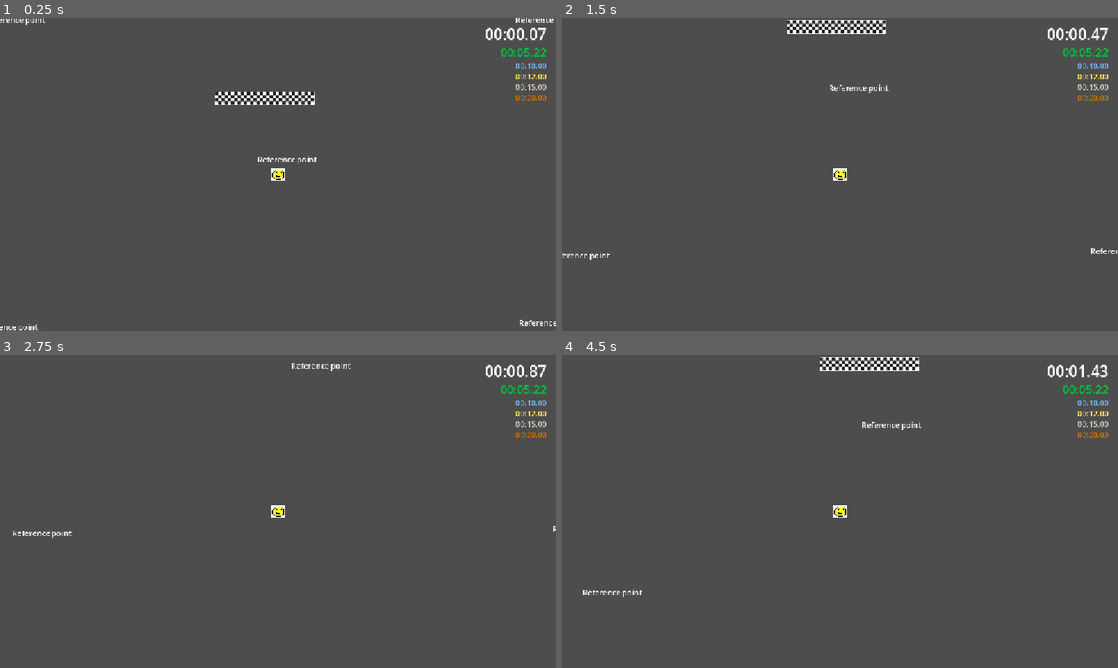
Above: before the commit, frames 1-4 (two rows, left to right).
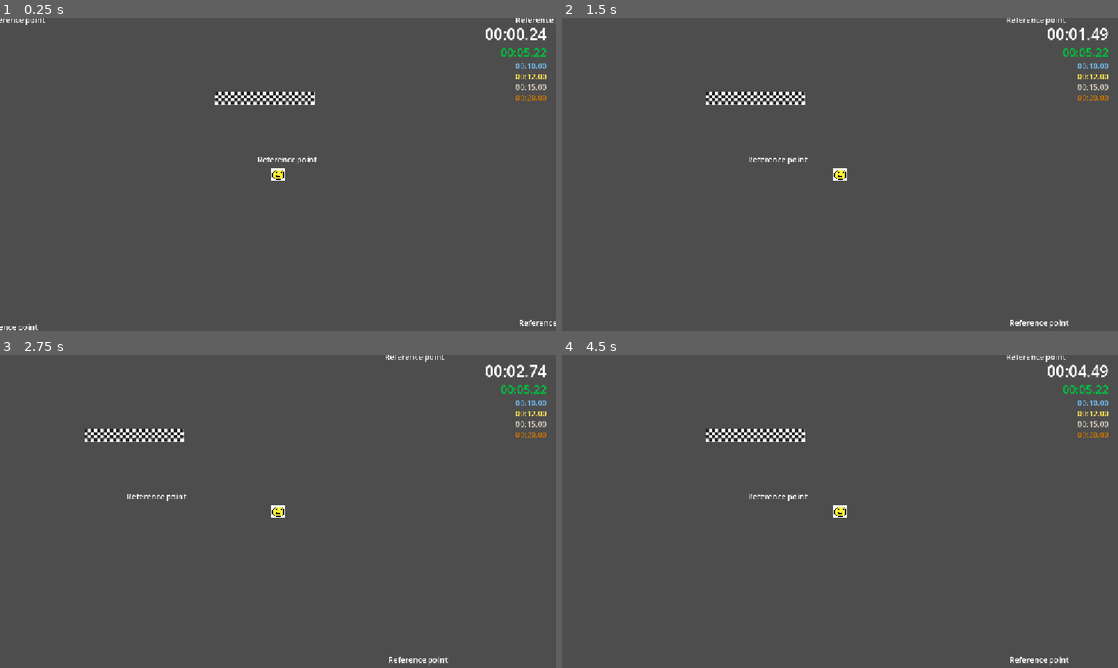
Above: after the commit, the same moments.

Repository: robplaysmusic-bit/dizzy-dash
Game: Godot game, scene res://levels/level-1.tscn
Two runs of this game, one before a commit and one after it. Both use one fixed random seed, a clock stepped at 60 frames per second and the inputs below.
Inputs (mouse positions are in pixels of both pictures, inside the frame that each line leads up to):
- Up to frame 1 (0.25 s): no input
- Up to frame 2 (1.5 s): tap Enter at 0.5 s; move the mouse to (962, 158) at 0.52 s; hold D (right) 0.53-1.25 s; tap Backspace at 0.6 s; click (962, 158) at 0.67 s; drag from (728, 190) to (834, 36) at 1.27 s
- Up to frame 3 (2.75 s): move the mouse to (333, 442) at 2.02 s; hold D (right) from 2.03 s (still down); tap F at 2.1 s
- Up to frame 4 (4.5 s): release D (right) at 2.75 s; drag from (812, 574) to (673, 464) at 2.77 s; move the mouse to (1006, 558) at 3.52 s; hold A (left) 3.53-4.25 s; tap Z at 3.6 s; drag from (673, 464) to (756, 433) at 4.27 s

The runs differ from the first frame. In frame 1, less than 0.1% of the frame differs, in the area x 95-99%, y 3-8%; in frame 2, 1.9%, in the area x 0-100%, y 0-100%; in frame 3, 1.2%; in frame 4, 1.9%.

Commit message:
gotta flip some breakers

Diff:
--- /dev/null
+++ b/levels/level_loader.gd
@@ -0,0 +1,11 @@
+extends Node
+
+
+# Called when the node enters the scene tree for the first time.
+func _ready() -> void:
+	pass # Replace with function body.
+
+
+# Called every frame. 'delta' is the elapsed time since the previous frame.
+func _process(delta: float) -> void:
+	pass
--- /dev/null
+++ b/levels/level_loader.tscn
@@ -0,0 +1,6 @@
+[gd_scene format=3 uid="uid://bg3q2q8lsl4pb"]
+
+[ext_resource type="Script" uid="uid://bkfjrb5gfi4i7" path="res://levels/level_loader.gd" id="1_3hhvs"]
+
+[node name="LevelLoader" type="Node" unique_id=450007278]
+script = ExtResource("1_3hhvs")
--- a/levels/spin_minigame.gd
+++ b/levels/spin_minigame.gd
@@ -98,7 +98,6 @@
 func _update_timer_label() -> void:
 	var seconds_remaining = int(mini_game_time)
 	var ms_remaining = (mini_game_time - seconds_remaining) * 100
-	print("sec: ", str(seconds_remaining), " ms: ", str(ms_remaining))
 	time_remaining.text = "%02d.%02d" % [seconds_remaining, ms_remaining]
 
 func _on_spin_time_timeout() -> void:
@@ -106,6 +105,7 @@
 	# account for timing variation
 	time_remaining.text = "00.00"
 	DizzyManager.set_dizziness(abs(spins))
+	#TODO: load the next course
 
 
 func _on_warning_timer_timeout() -> void:
--- a/player/player.gd
+++ b/player/player.gd
@@ -10,7 +10,8 @@
 
 func _ready() -> void:
 	# placeholder until we link spin game with levels
-	DizzyManager.set_dizziness(100)
+	#DizzyManager.set_dizziness(100)
+	pass
 
 func _integrate_forces(state: PhysicsDirectBodyState2D) -> void:
 	var velocity := state.get_linear_velocity()
Not shown, added: levels/level_loader.gd.uid
